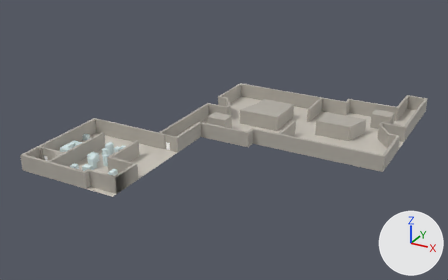
A saved change to the FBX model Assets/Model/Room/Room_01/Room_01.fbx.
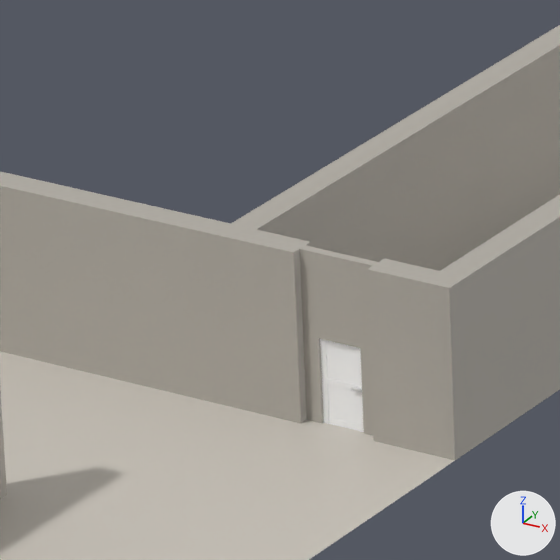
The first picture shows the older version from a camera (50 mm lens) standing at (6.87, -7.92, 4.9) and looking at (1.45, 1.93, -0.02). The close-ups show both versions on the part from 31% to 42% of the width and 41% to 58% of the height of that picture; other places that the commit changed are outside them. Lighting does not change. The marker at lower right points along +X, +Y and +Z. Where no turn or scale is listed for an object, it has been applied to the vertices.

The first close-up shows 'Door_1', 'Floor', 'Wall_1', 'Wall_2'.
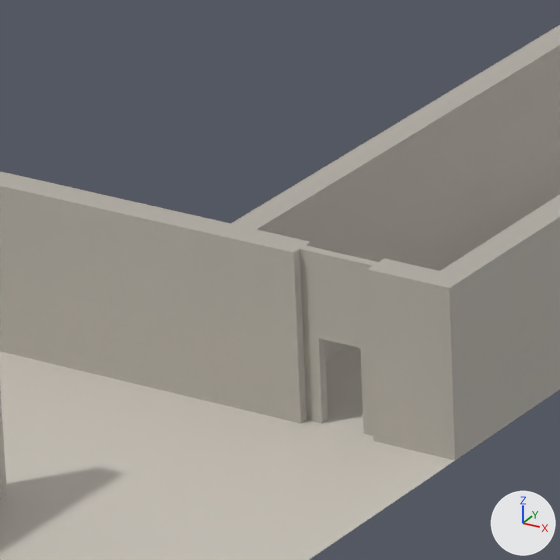
The change in detail:
Object 'Door_1' (ob_door_1) is deleted.

Pixel boxes (x1, y1, x2, y2) of what changed, in the close-ups (560 x 560 px):
'Door_1', deleted
    before: (320, 339, 364, 432)
